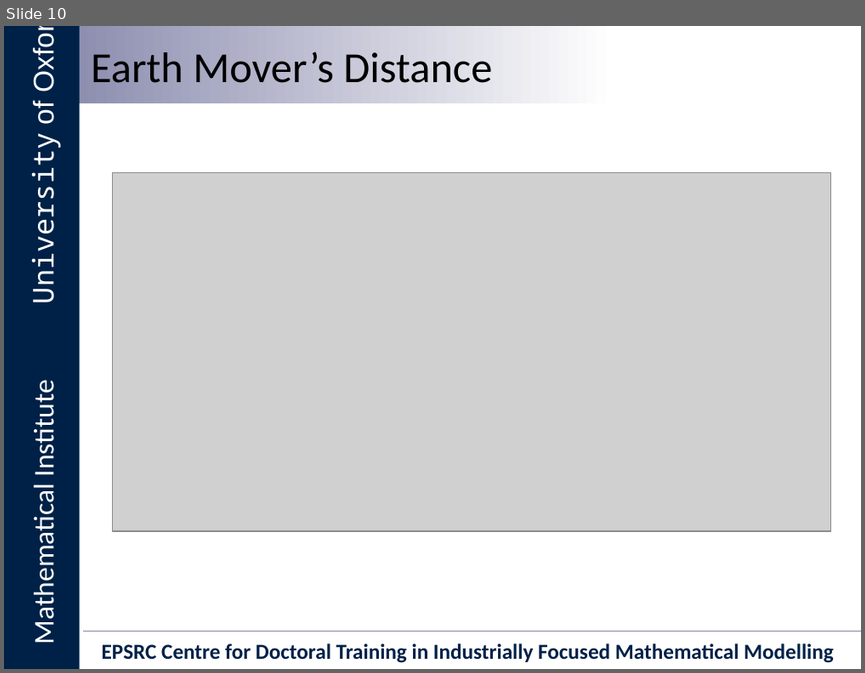
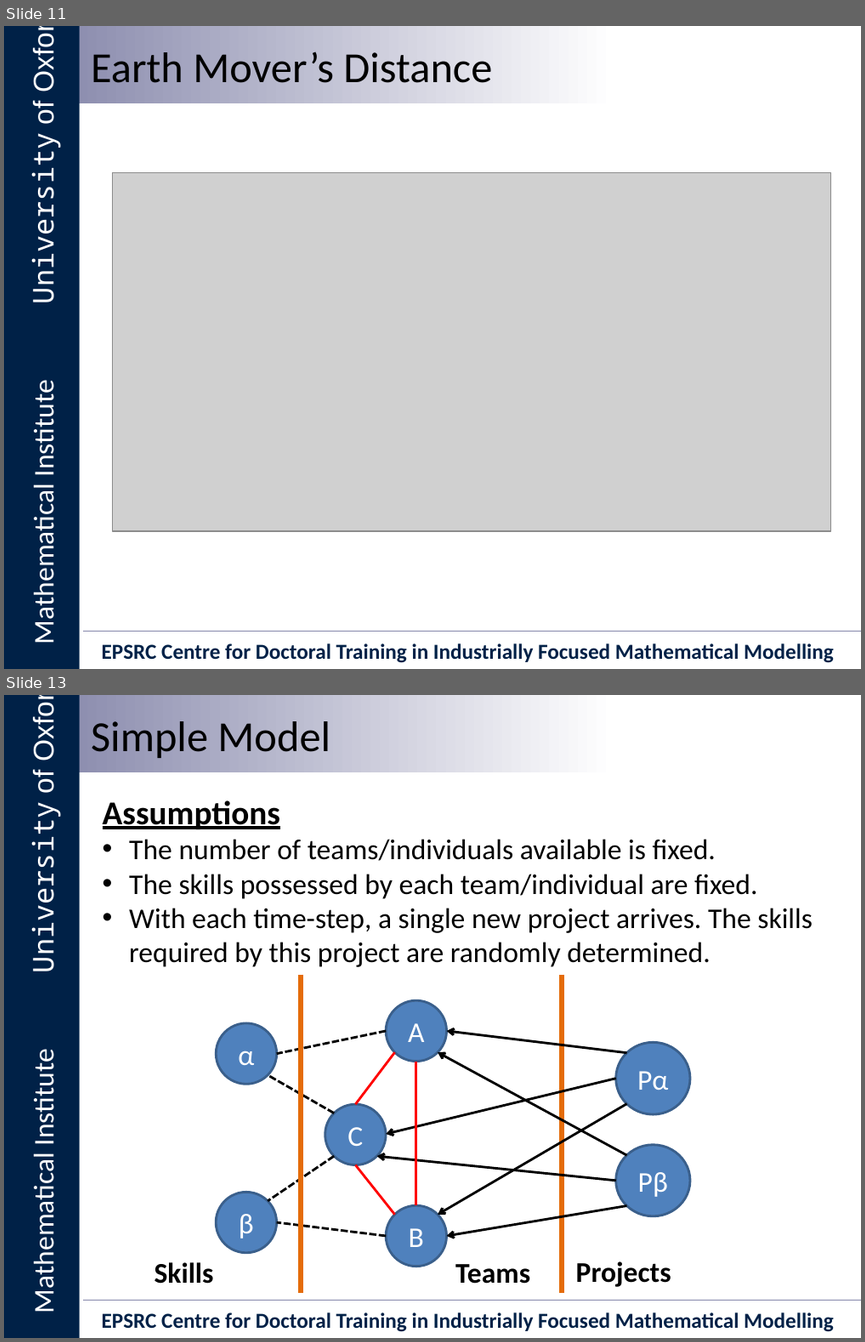
Before and after one commit to Ectheleon/IIT-Mini-Project, a slide deck: Writeup/Presentation/Integrated Information Theory for Organisational Consciousness.pptx. Shown one above the other, each under a label of ours: slide 10 before the commit, slides 11 and 13 after it; the slides between them are not shown. The pictures are 865x673 and 865x1342 pixels, drawn with LibreOffice and Linux fonts; fonts in the diff are those of the drawing; grey boxes stand for pictures; background and template pictures are left out. Boxes give left, top, right and bottom in pixels: in the first picture for what was removed or moved away, otherwise in the second. Text is boxed around its words. In the diff, an @@ line names an element or a change of style, - is before the commit and + after.

Commit message:
Added slides describing model. Nearly finished...

```diff
--- a/Writeup/Presentation/Integrated Information Theory for Organisational Consciousness.pptx
+++ b/Writeup/Presentation/Integrated Information Theory for Organisational Consciousness.pptx
@@ slide 13 added at [4, 695, 861, 1338], background #FFFFFF; not listed: 6 template elements that a slide beside it also shows @@
@@ text added at [91, 721, 330, 758], 36 pt, text #000000 @@
+Simple Model
@@ text added at [103, 800, 812, 967], 24 pt, text #000000 @@
+Assumptions
+• The number of teams/individuals available is fixed.
+• The skills possessed by each team/individual are fixed.
+• With each time-step, a single new project arrives. The skills required by this project are randomly determined.
@@ line added from (301, 975) to (301, 1293), #E46C0A 4 pt @@
@@ line added from (562, 975) to (562, 1293), #E46C0A 4 pt @@
@@ ellipse added at [386, 1000, 447, 1061], fill #4F81BD, outline #3A5F8C 2 pt, 24 pt, text #FFFFFF @@
+A
@@ ellipse added at [216, 1023, 277, 1084], fill #4F81BD, outline #3A5F8C 2 pt, 24 pt, text #FFFFFF @@
+α
@@ line added from (386, 1031) to (277, 1053), #000000 2 pt dashed @@
@@ arrow added from (627, 1052) to (446, 1031), #000000 2 pt @@
@@ ellipse added at [616, 1042, 690, 1114], fill #4F81BD, outline #3A5F8C 2 pt, 24 pt, text #FFFFFF @@
+Pα
@@ line added from (334, 1113) to (268, 1075), #000000 2 pt dashed @@
@@ line added from (395, 1052) to (355, 1104), #FF0000 2 pt @@
@@ line added from (416, 1061) to (416, 1205), #FF0000 2 pt @@
@@ arrow added from (627, 1155) to (438, 1052), #000000 2 pt @@
@@ arrow added from (616, 1078) to (386, 1134), #000000 2 pt @@
@@ ellipse added at [325, 1104, 386, 1164], fill #4F81BD, outline #3A5F8C 2 pt, 24 pt, text #FFFFFF @@
+C
@@ arrow added from (627, 1104) to (438, 1214), #000000 2 pt @@
@@ ellipse added at [616, 1145, 690, 1216], fill #4F81BD, outline #3A5F8C 2 pt, 24 pt, text #FFFFFF @@
+Pβ
@@ line added from (334, 1156) to (268, 1201), #000000 2 pt dashed @@
@@ line added from (355, 1164) to (395, 1214), #FF0000 2 pt @@
@@ arrow added from (616, 1180) to (376, 1156), #000000 2 pt @@
@@ ellipse added at [216, 1192, 277, 1253], fill #4F81BD, outline #3A5F8C 2 pt, 24 pt, text #FFFFFF @@
+β
@@ line added from (386, 1236) to (277, 1222), #000000 2 pt dashed @@
@@ ellipse added at [386, 1205, 447, 1265], fill #4F81BD, outline #3A5F8C 2 pt, 24 pt, text #FFFFFF @@
+B
@@ arrow added from (627, 1206) to (446, 1236), #000000 2 pt @@
@@ text added at [154, 1262, 214, 1283], 24 pt, text #000000, bold @@
+Skills
@@ text added at [455, 1264, 530, 1283], 24 pt, text #000000, bold @@
+Teams
@@ text added at [576, 1261, 671, 1287], 24 pt, text #000000, bold @@
+Projects
@@ what was slide 10 is now slide 11 @@
```
Also in this commit, not shown: 7 other slides added, 1 slide removed.
